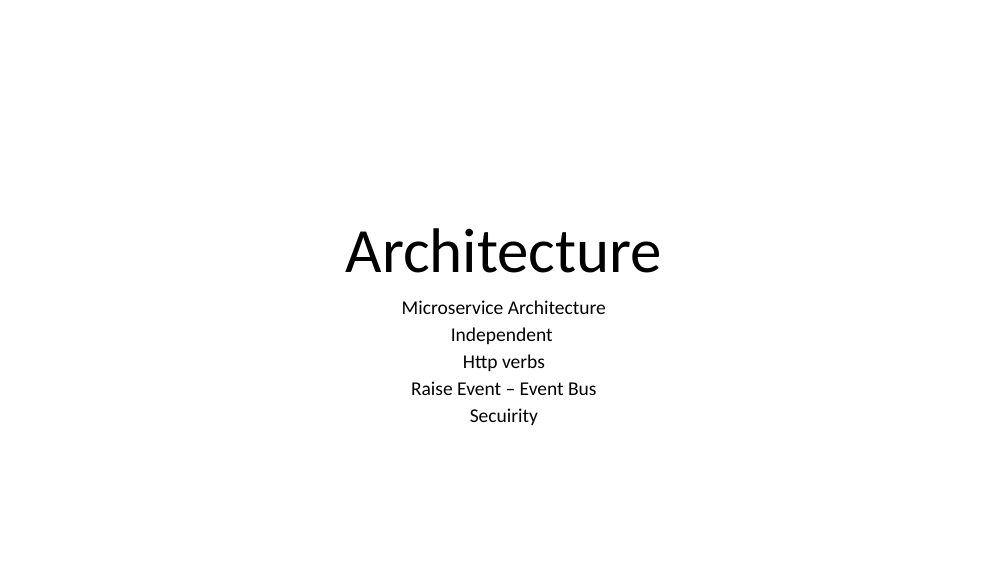
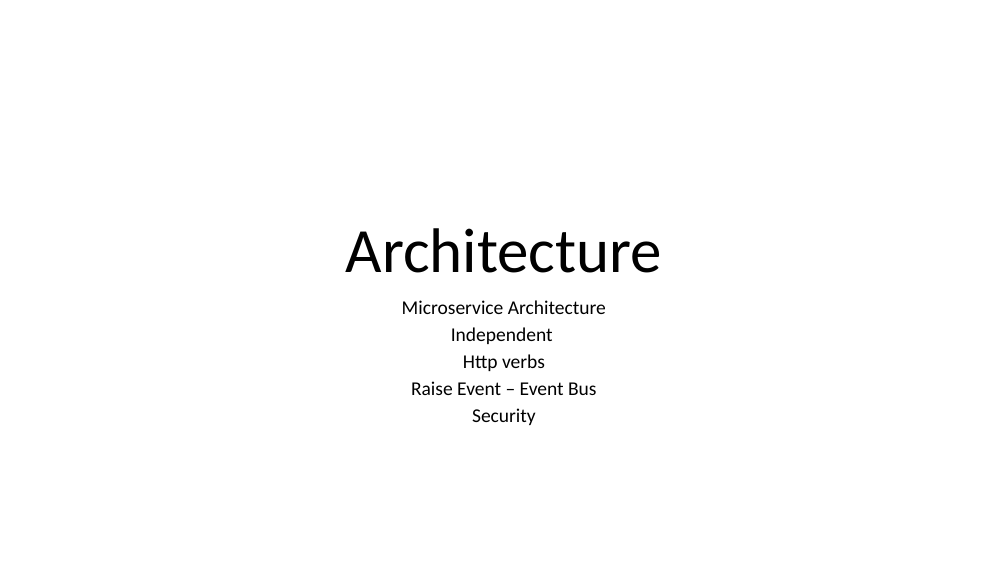
Before and after one commit to ccesarrod/FuzzyMicrosrvices, a slide deck: slide 1 of Architecture.pptx. Drawn at 1008x567 pixels with LibreOffice and Linux fonts; fonts in the diff are those of the drawing. Boxes give left, top, right and bottom in pixels: in the first picture for what was removed or moved away, otherwise in the second. Text is boxed around its words. In the diff, an @@ line names an element or a change of style, - is before the commit and + after.

```diff
--- a/Architecture.pptx
+++ b/Architecture.pptx
@@ subtitle at bbox=[472, 408, 536, 425]: text changed @@
-Secuirity
+Security
```
Also in this commit, not shown: 1 other slide changed, 2 slides added, 18 other files.
